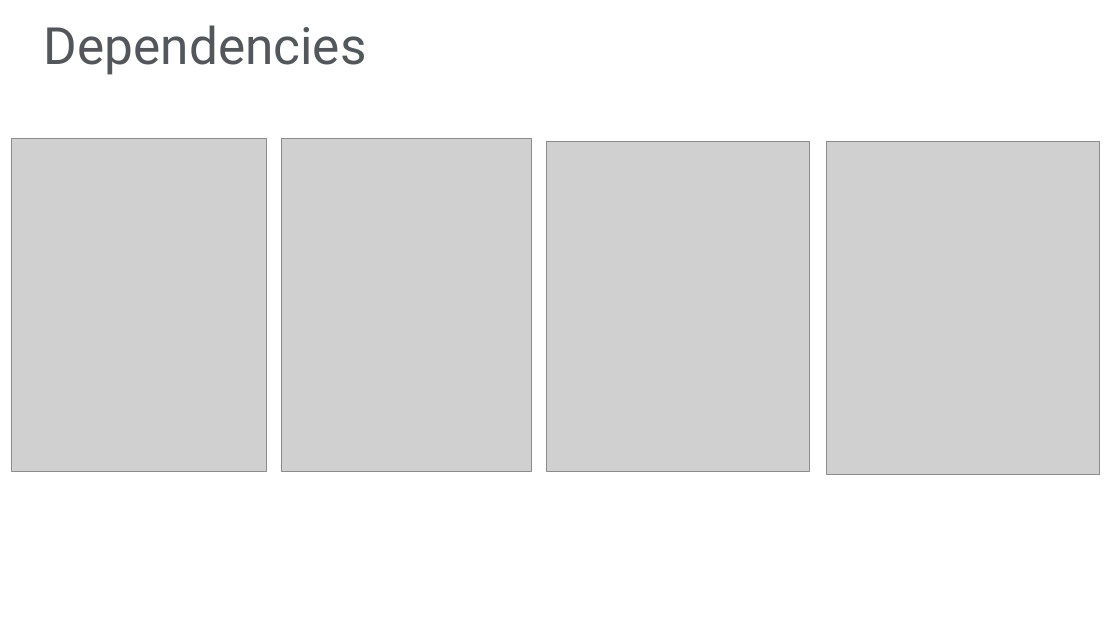
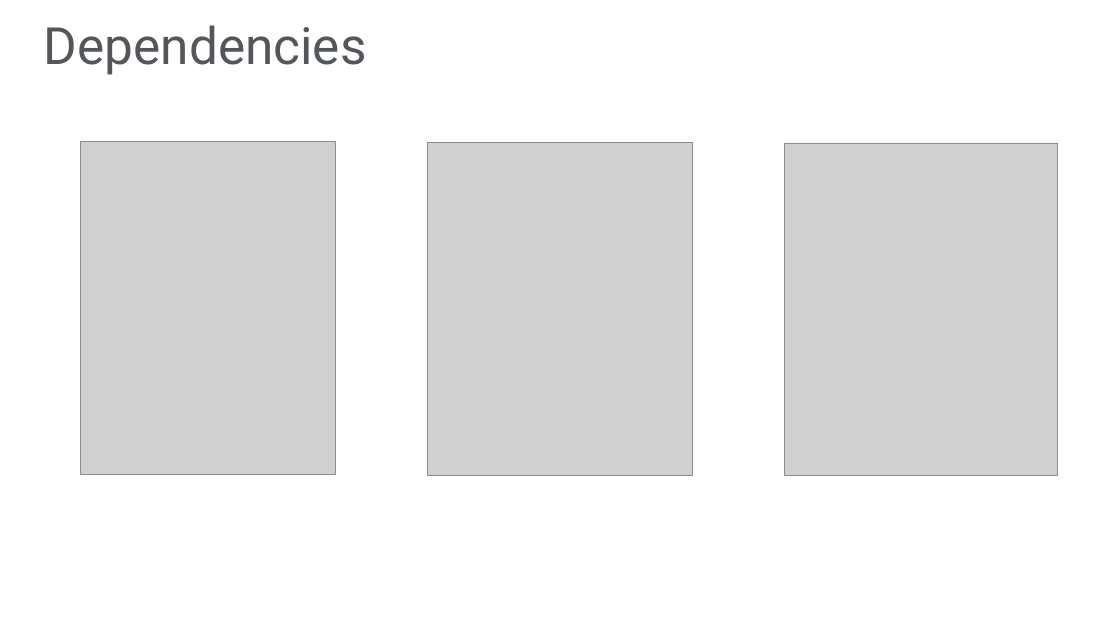
Before and after one commit to JasonBock/Presentations, a slide deck: slide 6 of Dependencies Demystified.pptx. Drawn at 1120x630 pixels with LibreOffice and Linux fonts; fonts in the diff are those of the drawing; grey boxes stand for pictures; background and template pictures are left out. Boxes give left, top, right and bottom in pixels: in the first picture for what was removed or moved away, otherwise in the second. Text is boxed around its words. In the diff, an @@ line names an element or a change of style, - is before the commit and + after.

```diff
--- a/Dependencies Demystified.pptx
+++ b/Dependencies Demystified.pptx
@@ picture: place and size @@
-picture at (12,139,266,471)
+picture at (81,142,335,475)
@@ picture removed at (281,139,532,471) @@
@@ picture added at (427,143,693,476) @@
@@ picture removed at (546,142,809,472) @@
@@ picture: place and size @@
-picture at (827,142,1100,475)
+picture at (785,143,1058,476)
```
Also in this commit, not shown: 4 other slides changed, 1 slide added.
